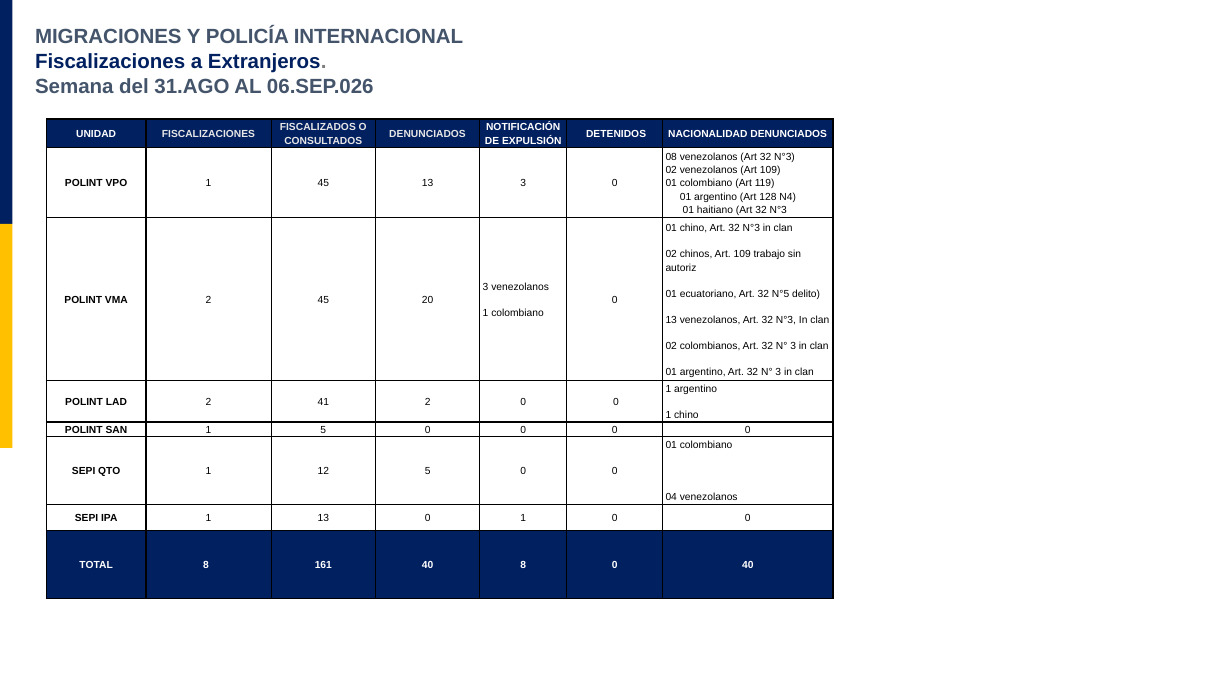
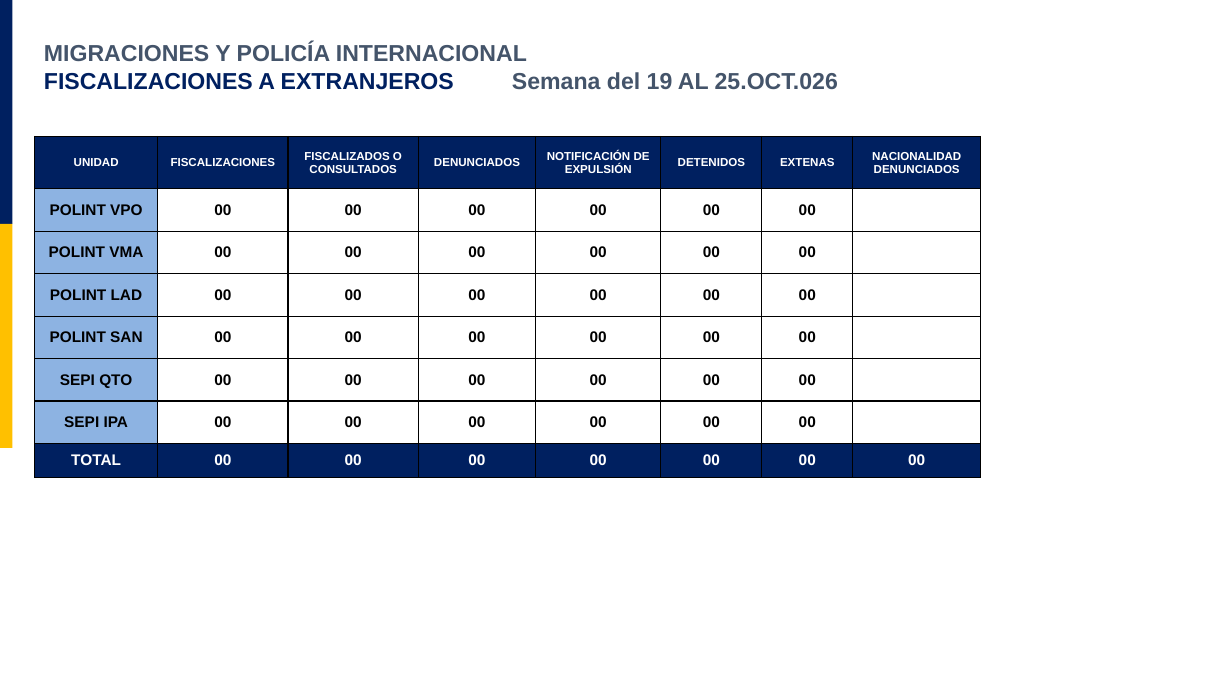
Before and after one commit to BtaGames022/ProyectAuto, a slide deck: slide 5 of comite-policial/plantillas/plantilla_comite.pptx. Drawn at 1232x693 pixels with LibreOffice and Linux fonts; fonts in the diff are those of the drawing; background and template pictures are left out. Boxes give left, top, right and bottom in pixels: in the first picture for what was removed or moved away, otherwise in the second. Text is boxed around its words. In the diff, an @@ line names an element or a change of style, - is before the commit and + after.

```diff
--- a/comite-policial/plantillas/plantilla_comite.pptx
+++ b/comite-policial/plantillas/plantilla_comite.pptx
@@ text "MIGRACIONES Y POLICÍA INTERNACIONAL": place and size @@
-text "MIGRACIONES Y POLICÍA INTERNACIONAL" at <box>35,27,463,93</box>
+text "MIGRACIONES Y POLICÍA INTERNACIONAL" at <box>44,43,838,90</box>
@@ text at <box>44,43,527,61</box>: size 16 to 18 pt in "MIGRACIONES Y POLICÍA INTERNACIONAL" @@
@@ text at <box>44,72,838,90</box>: text changed; size 16 to 18 pt @@
-Fiscalizaciones a Extranjeros.
-Semana del 31.AGO AL 06.SEP.026
+FISCALIZACIONES A EXTRANJEROS Semana del 19 AL 25.OCT.026
@@ table removed at <box>46,119,834,614</box>, 8 rows, 7 columns @@
-UNIDAD | FISCALIZACIONES | FISCALIZADOS O CONSULTADOS | DENUNCIADOS | NOTIFICACIÓN DE EXPULSIÓN | DETENIDOS | NACIONALIDAD DENUNCIADOS
-POLINT VPO | 1 | 45 | 13 | 3 | 0 | 08 venezolanos (Art 32 N°3) 02 venezolanos (Art 109) 01 colombiano (Art 119) 01 argentino (Art 128 N4) 01 haitiano (Art 32 N°3
-POLINT VMA | 2 | 45 | 20 | 3 venezolanos / 1 colombiano | 0 | 01 chino, Art. 32 N°3 in clan / 02 chinos, Art. 109 trabajo sin autoriz / 01 ecuatoriano, Art. 32 N°5 delito) / 13 venezolanos, Art. 32 N°3, In clan / 02 colombianos, Art. 32 N° 3 in clan / 01 argentino, Art. 32 N° 3 in clan
-POLINT LAD | 2 | 41 | 2 | 0 | 0 | 1 argentino / 1 chino
-POLINT SAN | 1 | 5 | 0 | 0 | 0 | 0
-SEPI QTO | 1 | 12 | 5 | 0 | 0 | 01 colombiano / 04 venezolanos
-SEPI IPA | 1 | 13 | 0 | 1 | 0 | 0
-TOTAL | 8 | 161 | 40 | 8 | 0 | 40
@@ table added at <box>35,137,981,479</box>, 8 rows, 8 columns @@
+UNIDAD | FISCALIZACIONES | FISCALIZADOS O CONSULTADOS | DENUNCIADOS | NOTIFICACIÓN DE EXPULSIÓN | DETENIDOS | EXTENAS | NACIONALIDAD DENUNCIADOS
+POLINT VPO | 00 | 00 | 00 | 00 | 00 | 00 | 
+POLINT VMA | 00 | 00 | 00 | 00 | 00 | 00 | 
+POLINT LAD | 00 | 00 | 00 | 00 | 00 | 00 | 
+POLINT SAN | 00 | 00 | 00 | 00 | 00 | 00 | 
+SEPI QTO | 00 | 00 | 00 | 00 | 00 | 00 | 
+SEPI IPA | 00 | 00 | 00 | 00 | 00 | 00 | 
+TOTAL | 00 | 00 | 00 | 00 | 00 | 00 | 00
```
Also in this commit, not shown: 8 other slides changed, 1 slide added, 14 other files.
